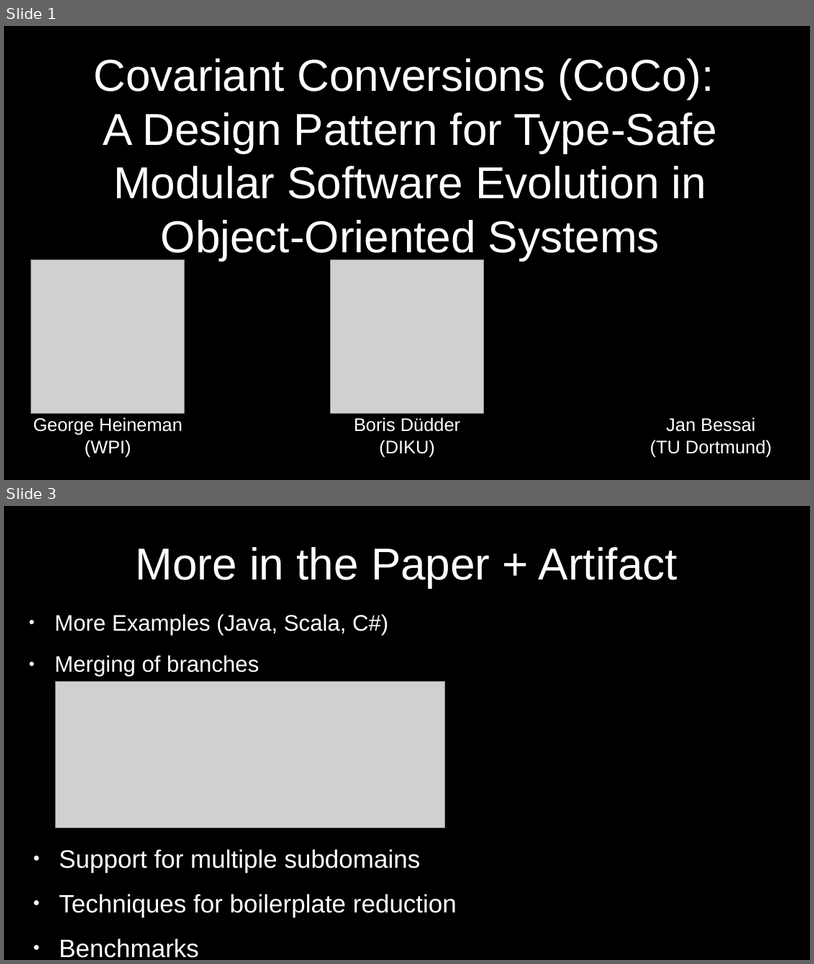
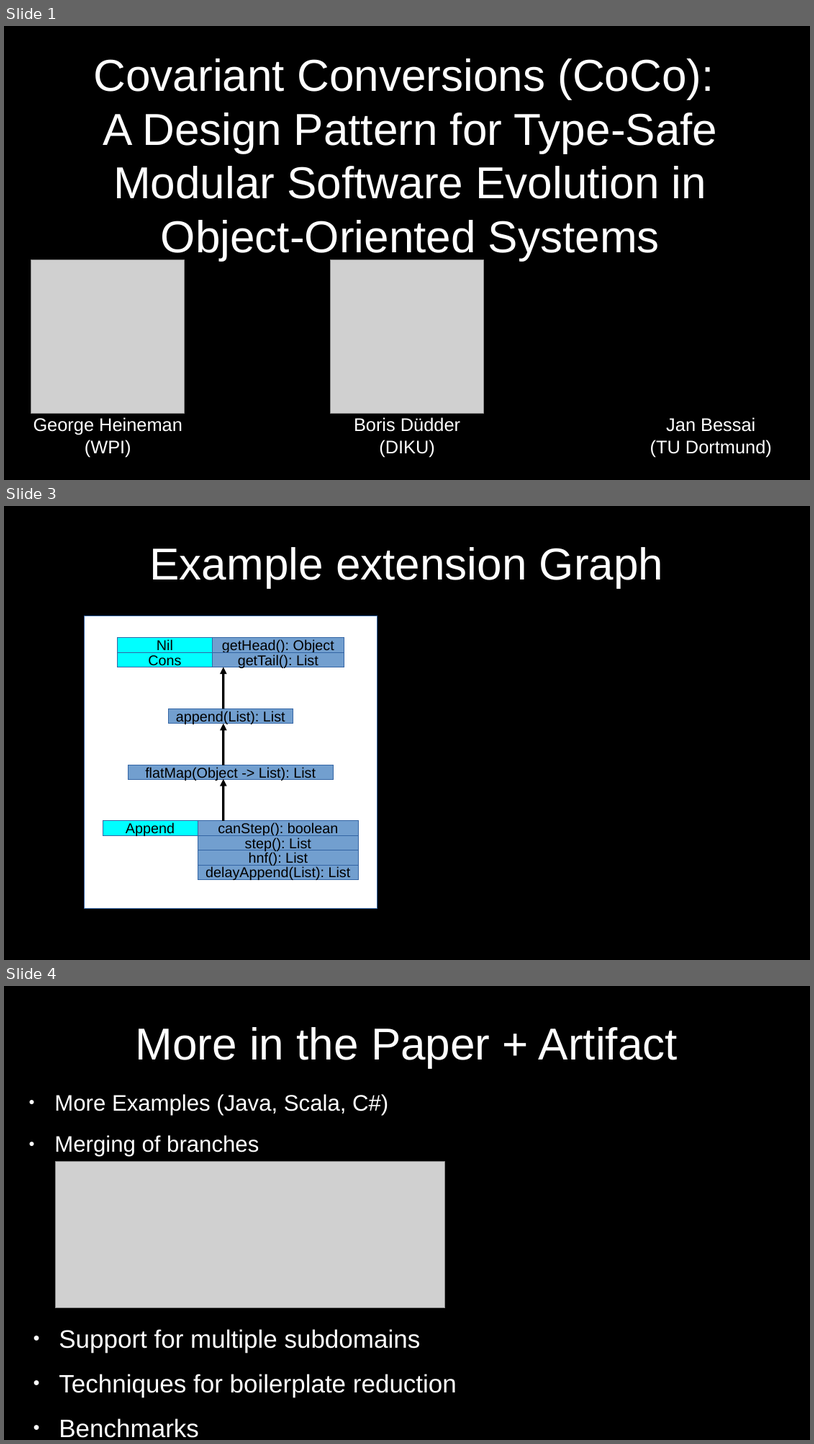
Before and after one commit to JanBessai/ecoop-coco-presentation, a slide deck: slides/slides.odp. Shown one above the other, each under a label of ours: slides 1 and 3 before the commit, slides 1, 3 and 4 after it; the slides between them are not shown. The pictures are 814x964 and 814x1444 pixels, drawn with LibreOffice and Linux fonts; fonts in the diff are those of the drawing; grey boxes stand for pictures. Boxes give left, top, right and bottom in pixels: in the first picture for what was removed or moved away, otherwise in the second. Text is boxed around its words. In the diff, an @@ line names an element or a change of style, - is before the commit and + after.

Commit message:
Template fixes and example slide

```diff
--- a/slides/slides.odp
+++ b/slides/slides.odp
@@ slide 3 added at [4, 506, 810, 960], background #000000 @@
@@ title added at [149, 547, 664, 587], 44 pt, text #FFFFFF @@
+Example extension Graph
@@ rectangle added at [85, 615, 377, 908], fill #FFFFFF, outline #3465A4 0 pt @@
@@ group added at [118, 638, 345, 667]: 4 rectangles @@
+Nil
+Cons
+getHead(): Object
+getTail(): List
@@ arrow added from (224, 709) to (224, 667), #000000 2.3 pt @@
@@ rectangle added at [169, 709, 293, 723], fill #729FCF, outline #3465A4 0 pt, 14 pt, text #000000 @@
+append(List): List
@@ arrow added from (224, 765) to (224, 723), #000000 2.3 pt @@
@@ rectangle added at [129, 765, 333, 780], fill #729FCF, outline #3465A4 0 pt, 14 pt, text #000000 @@
+flatMap(Object -> List): List
@@ arrow added from (224, 821) to (224, 779), #000000 2.3 pt @@
@@ group added at [103, 821, 359, 879]: 5 rectangles @@
+Append
+canStep(): boolean
+delayAppend(List): List
+hnf(): List
+step(): List
@@ what was slide 3 is now slide 4 @@
```
Also in this commit, not shown: 1 slide changed, 2 other files.
